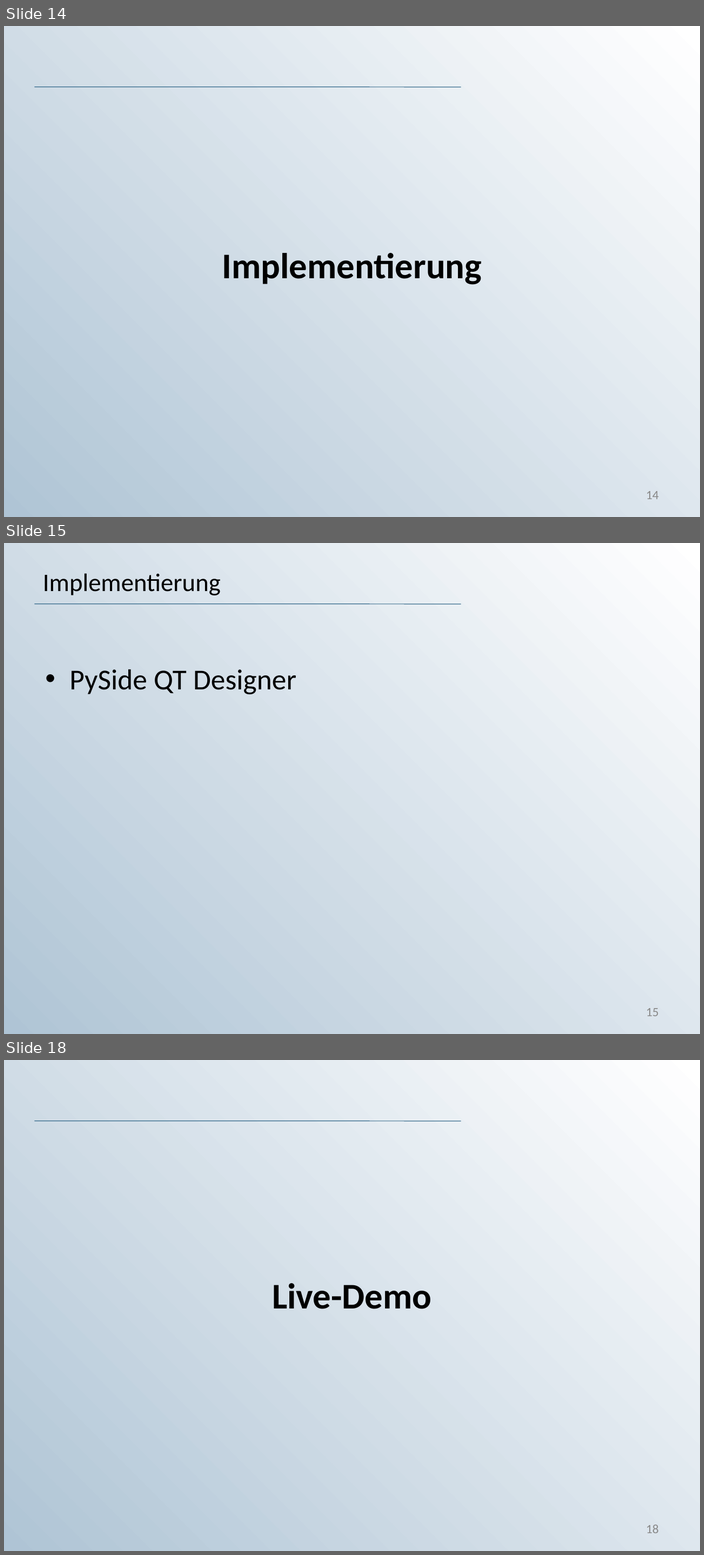
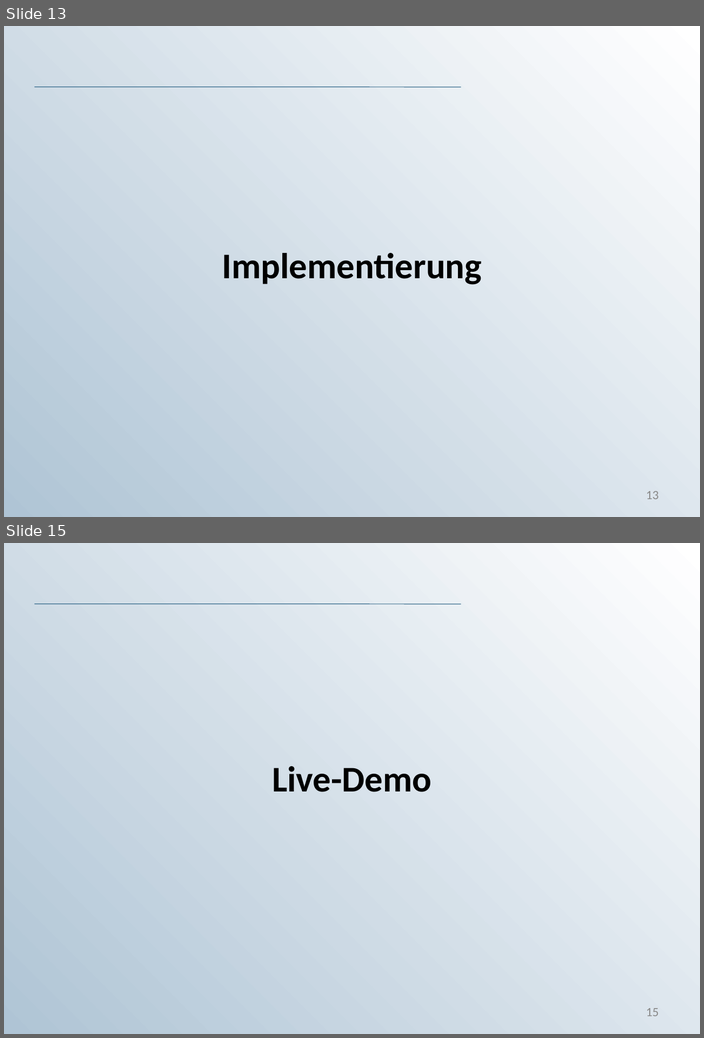
Before and after one commit to KaterinaKirova/Exam-DAVA, a slide deck: Präsentation_DAVA_Prüfung.ppt. Shown one above the other, each under a label of ours: slides 14, 15 and 18 before the commit, slides 13 and 15 after it; the slides between them are not shown. The pictures are 704x1555 and 704x1038 pixels, drawn with LibreOffice and Linux fonts; fonts in the diff are those of the drawing; background and template pictures are left out. Boxes give left, top, right and bottom in pixels: in the first picture for what was removed or moved away, otherwise in the second. Text is boxed around its words. In the diff, an @@ line names an element or a change of style, - is before the commit and + after.

```diff
--- a/Präsentation_DAVA_Prüfung.ppt
+++ b/Präsentation_DAVA_Prüfung.ppt
@@ slide 15 removed at <box>4,543,700,1034</box>, background gradient #AFC4D5 to #FFFFFF; not listed: 1 template element that a slide beside it also shows @@
@@ title removed at <box>43,573,221,595</box> @@
-Implementierung
@@ text removed at <box>69,669,296,694</box> @@
-• PySide QT Designer
@@ page number removed at <box>646,1008,658,1016</box> @@
-15
@@ what was slide 14 is now slide 13 @@
@@ page number at <box>646,491,658,499</box>: text changed @@
-14
+13
@@ what was slide 18 is now slide 15 @@
@@ page number at <box>646,1008,658,1016</box>: text changed @@
-18
+15
```
Also in this commit, not shown: 6 slides changed, 1 slide added, 2 other slides removed, 2 other files.
